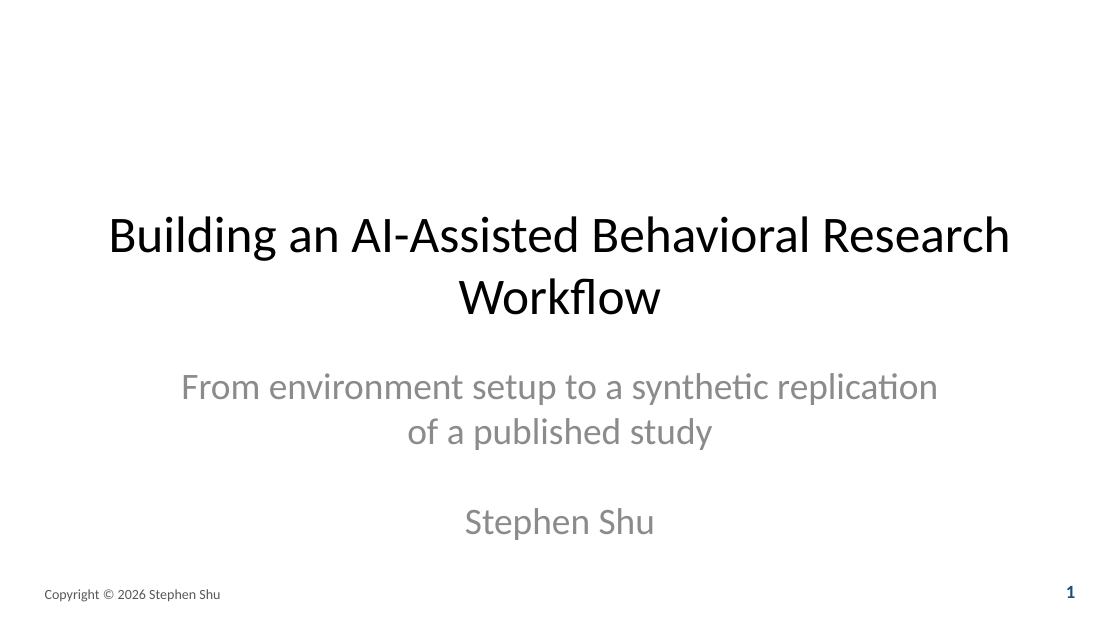
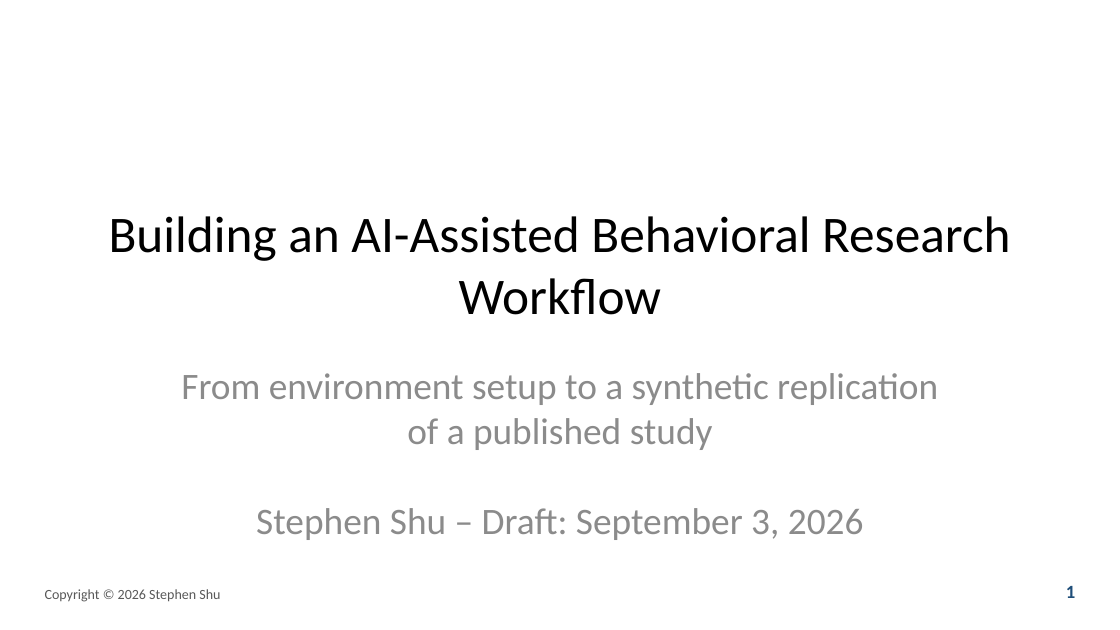
Before and after one commit to prof-stephenshu/behavioral-research-env, a slide deck: slide 1 of presentations/2026-workshop/slides.pptx. Drawn at 1120x630 pixels with LibreOffice and Linux fonts; fonts in the diff are those of the drawing. Boxes give left, top, right and bottom in pixels: in the first picture for what was removed or moved away, otherwise in the second. Text is boxed around its words. In the diff, an @@ line names an element or a change of style, - is before the commit and + after.

```diff
--- a/presentations/2026-workshop/slides.pptx
+++ b/presentations/2026-workshop/slides.pptx
@@ subtitle at bbox=[181, 373, 938, 540]: text changed @@
-From environment setup to a synthetic replication of a published study
-Stephen Shu
+From environment setup to a synthetic replication of a published study
+Stephen Shu – Draft: September 3, 2026
```
Also in this commit, not shown: 3 other files.
